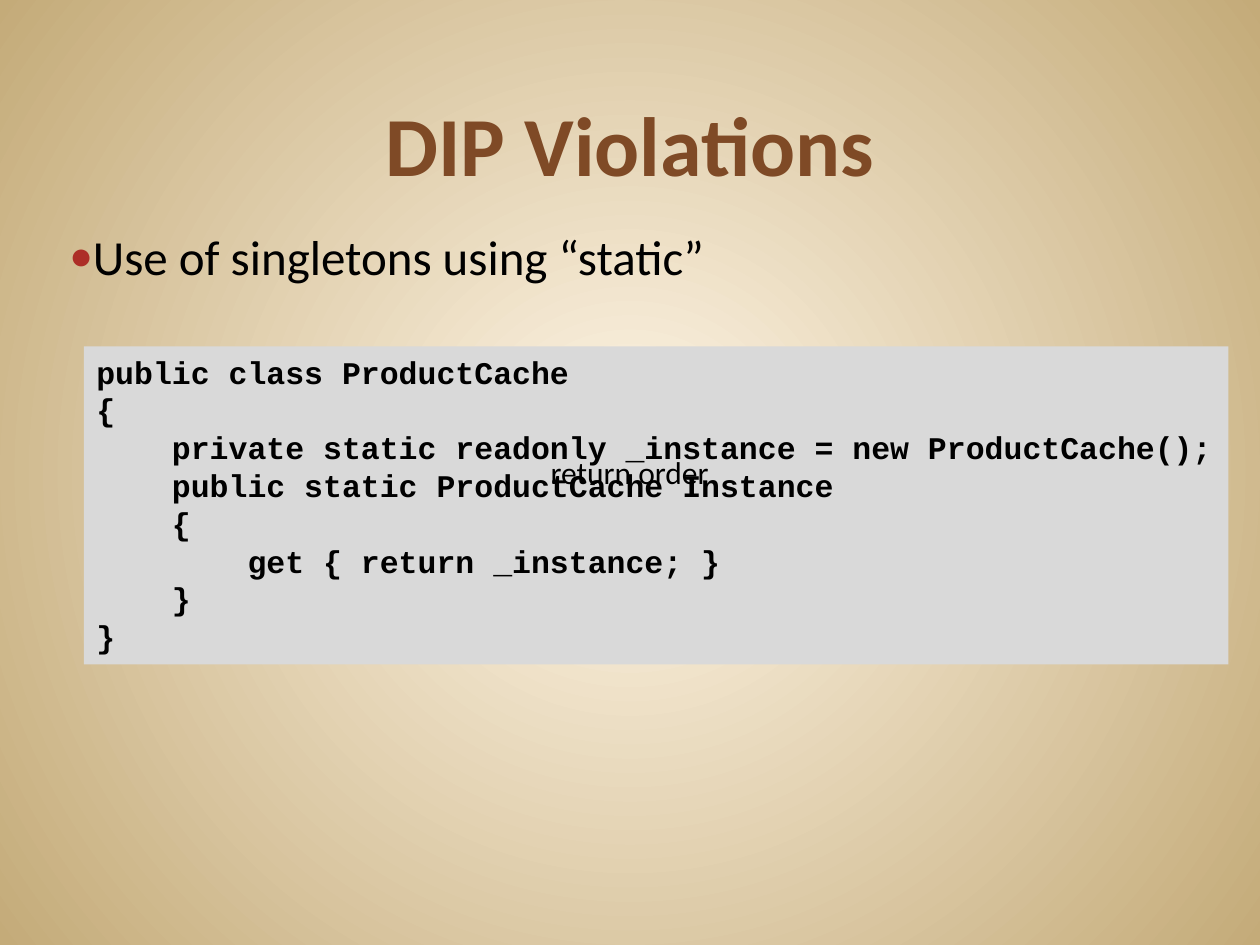
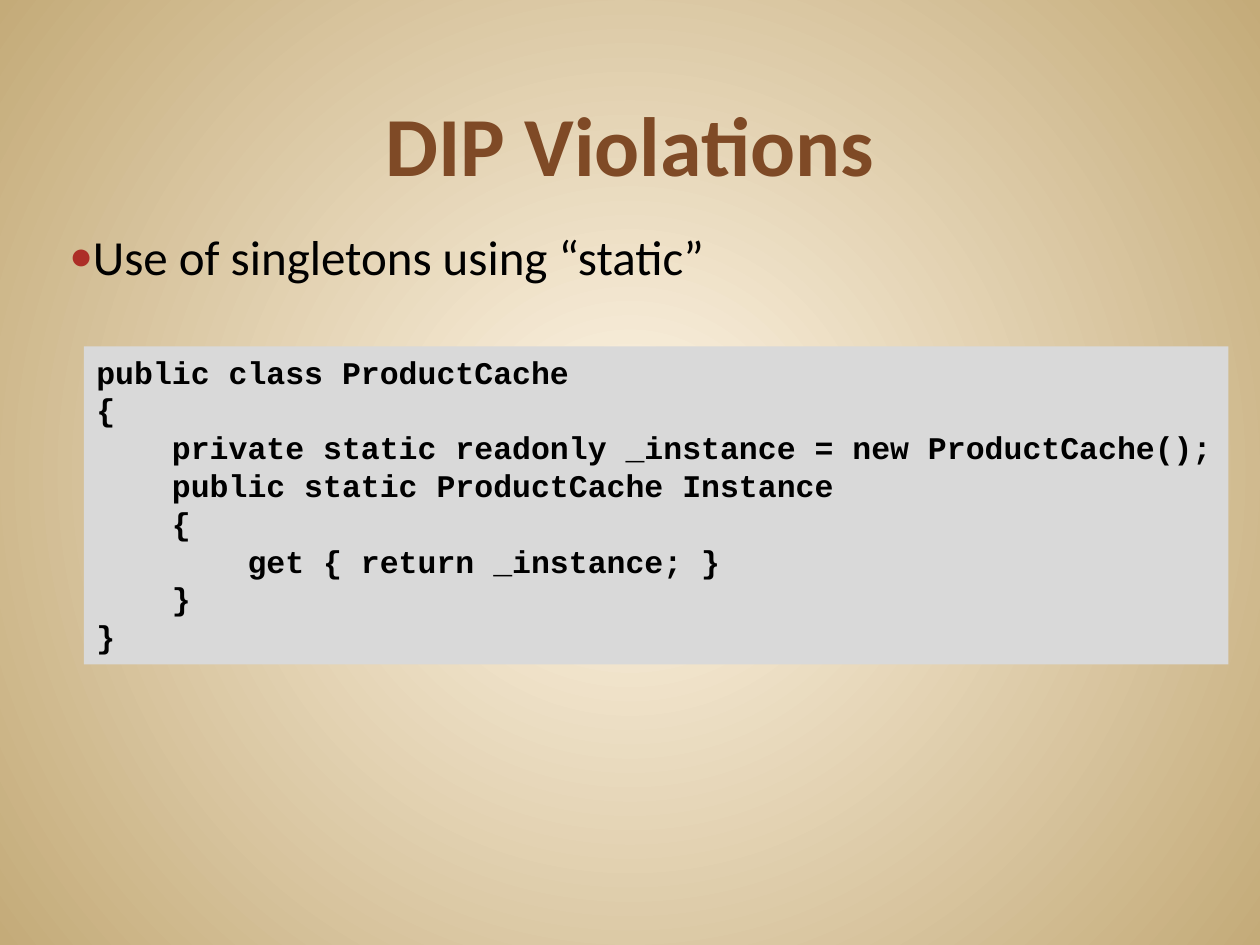
Before and after one commit to JonKruger/solid-principles, a slide deck: slide 70 of SOLID Software Design Principles.pptx. Drawn at 1260x945 pixels with LibreOffice and Linux fonts; fonts in the diff are those of the drawing. Boxes give left, top, right and bottom in pixels: in the first picture for what was removed or moved away, otherwise in the second. Text is boxed around its words. In the diff, an @@ line names an element or a change of style, - is before the commit and + after.

Commit message:
removed extra text that somehow got shoved into a slide accidentally

```diff
--- a/SOLID Software Design Principles.pptx
+++ b/SOLID Software Design Principles.pptx
@@ text removed at <box>551,458,708,492</box> @@
-return order
```
Also in this commit, not shown: 1 other file.
